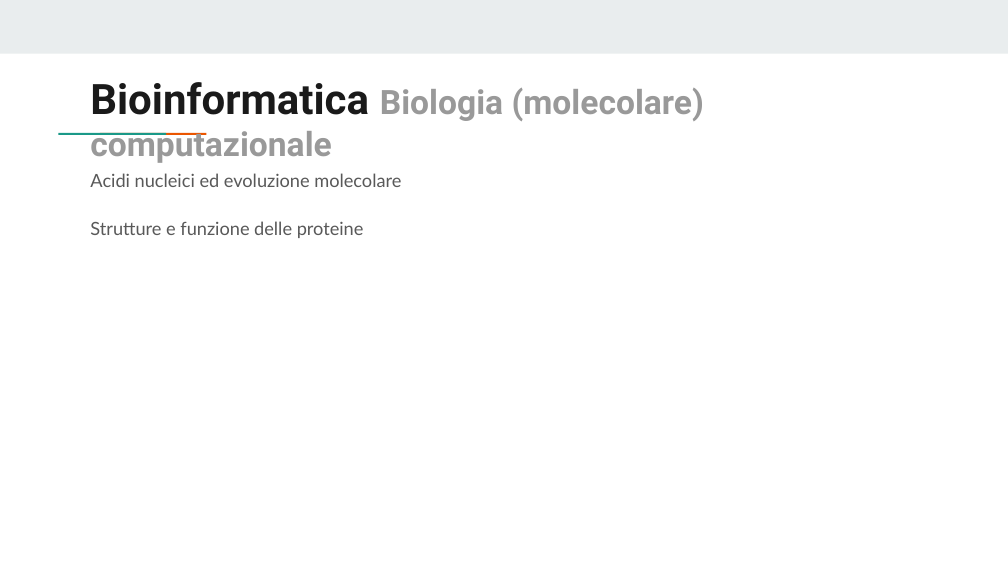
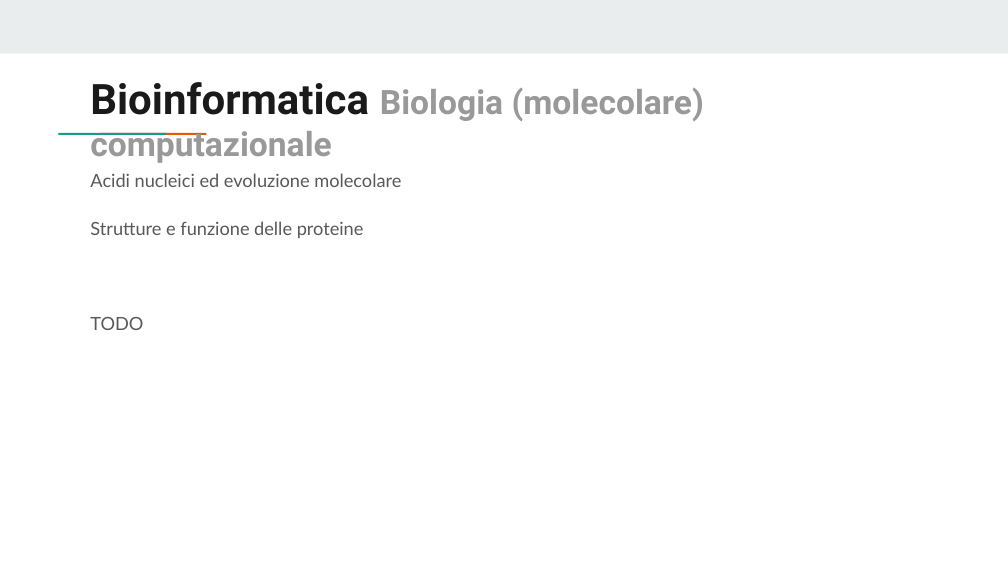
Before and after one commit to avivace/dna-recombination, a slide deck: slide 3 of thesis/slides/slides.pptx. Drawn at 1008x567 pixels with LibreOffice and Linux fonts; fonts in the diff are those of the drawing. Boxes give left, top, right and bottom in pixels: in the first picture for what was removed or moved away, otherwise in the second. Text is boxed around its words. In the diff, an @@ line names an element or a change of style, - is before the commit and + after.

```diff
--- a/thesis/slides/slides.pptx
+++ b/thesis/slides/slides.pptx
@@ text at <box>90,317,143,330</box>: paragraph added @@
+TODO
```
Also in this commit, not shown: 3 other slides changed, 4 slides added, 3 slides removed, 1 other file.
